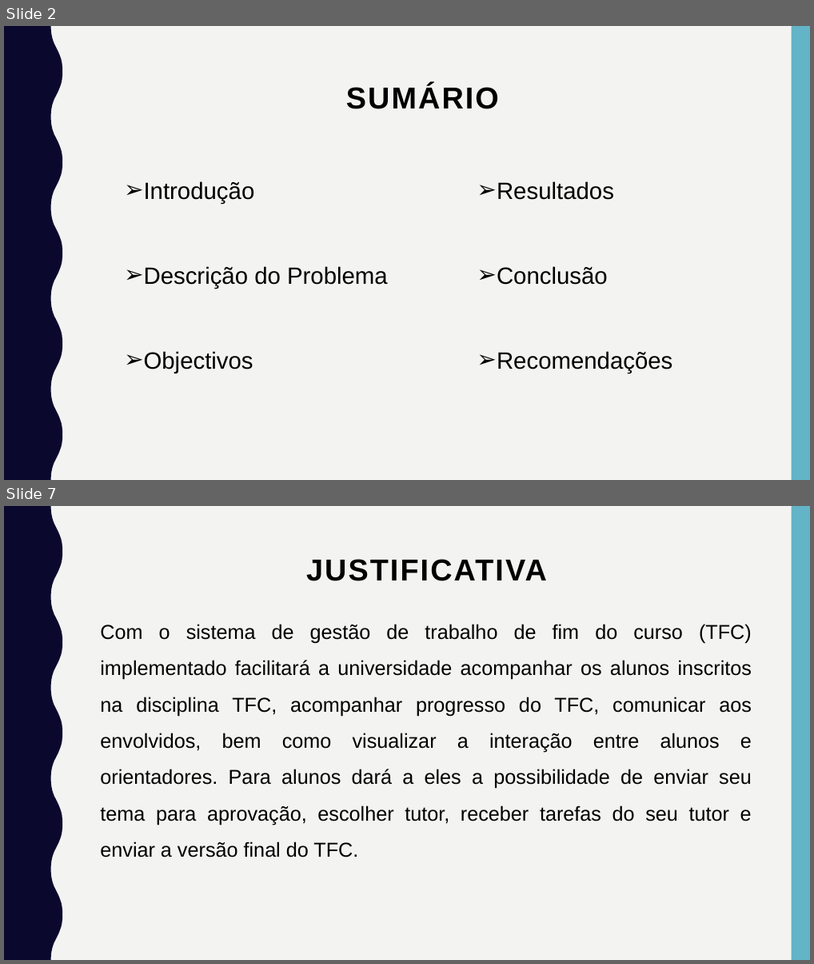
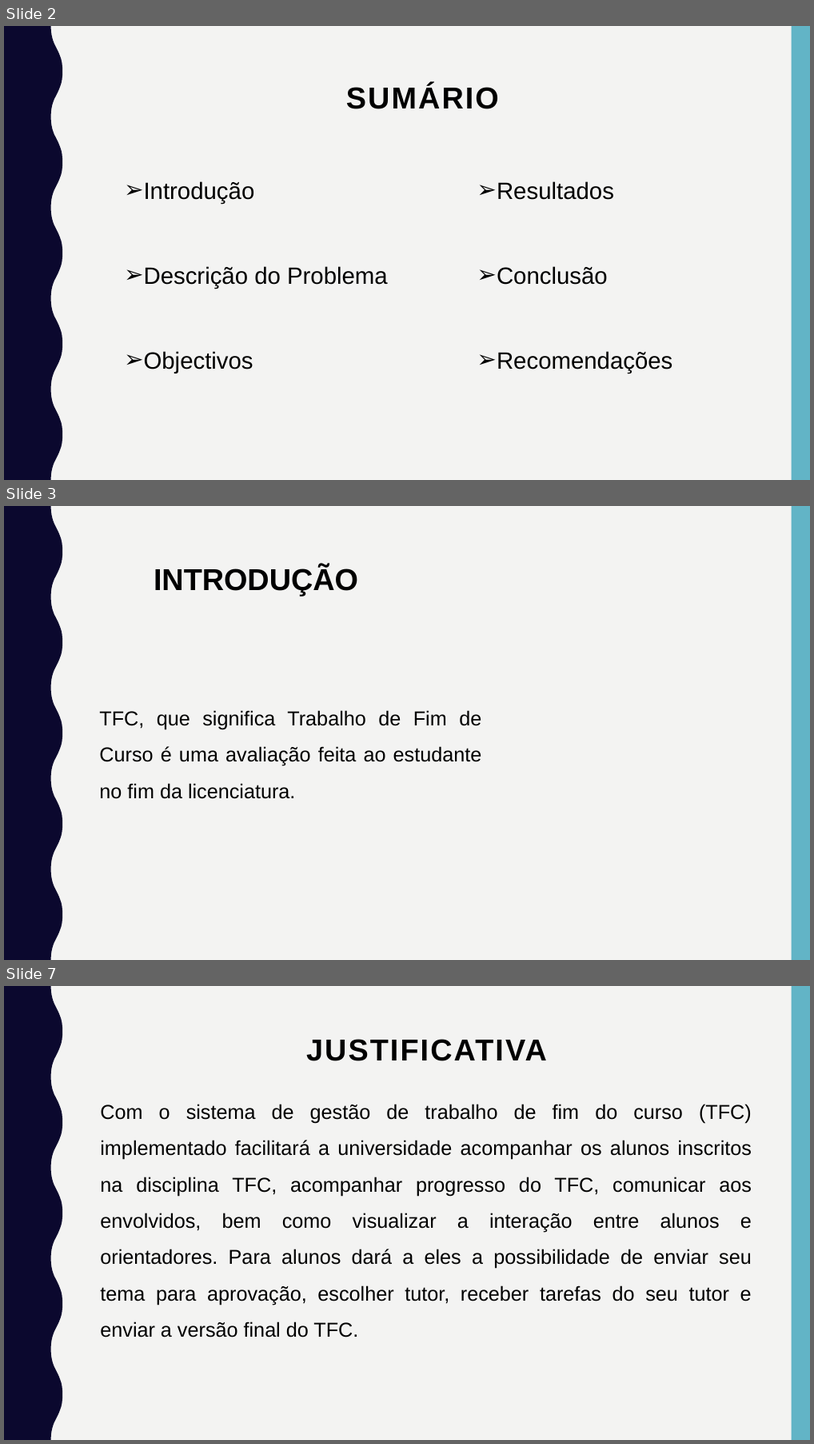
Before and after one commit to adilson-youtube/Relatorio_Sistema_Gestao_TCC, a slide deck: Apresentação/TFC.pptx. Shown one above the other, each under a label of ours: slides 2 and 7 before the commit, slides 2, 3 and 7 after it; the slides between them are not shown. The pictures are 814x964 and 814x1444 pixels, drawn with LibreOffice and Linux fonts; fonts in the diff are those of the drawing. Boxes give left, top, right and bottom in pixels: in the first picture for what was removed or moved away, otherwise in the second. Text is boxed around its words. In the diff, an @@ line names an element or a change of style, - is before the commit and + after.

```diff
--- a/Apresentação/TFC.pptx
+++ b/Apresentação/TFC.pptx
@@ slide 3 added at [4,506,810,960], background #F3F3F2; not listed: 2 template elements that a slide beside it also shows @@
@@ text added at [154,567,358,596], 36 pt, text #000000, bold @@
+INTRODUÇÃO
@@ text added at [99,710,482,799], 24 pt, text #000000 @@
+TFC, que significa Trabalho de Fim de Curso é uma avaliação feita ao estudante no fim da licenciatura.
```
Also in this commit, not shown: 3 slides changed, 1 slide removed, 10 other files.
